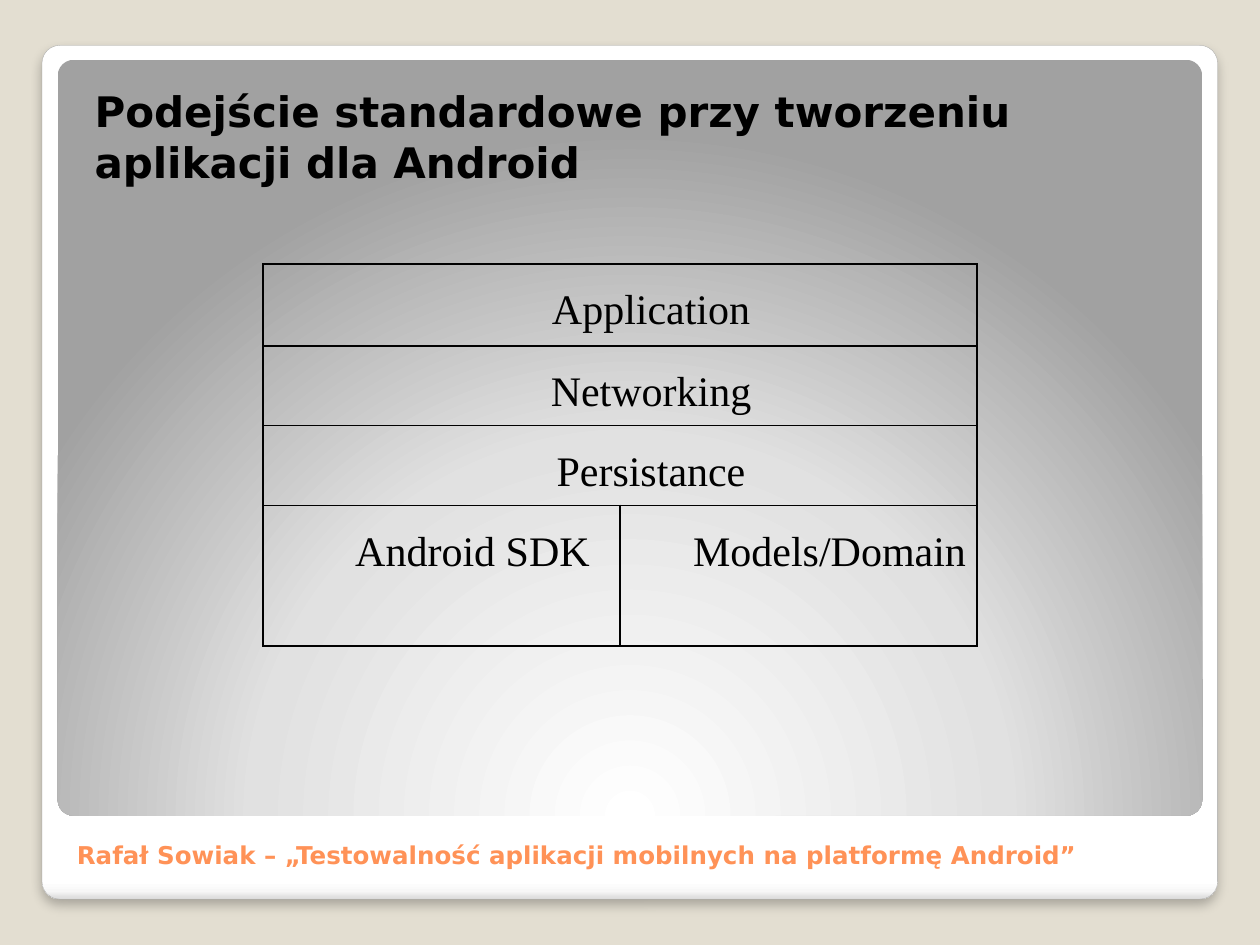
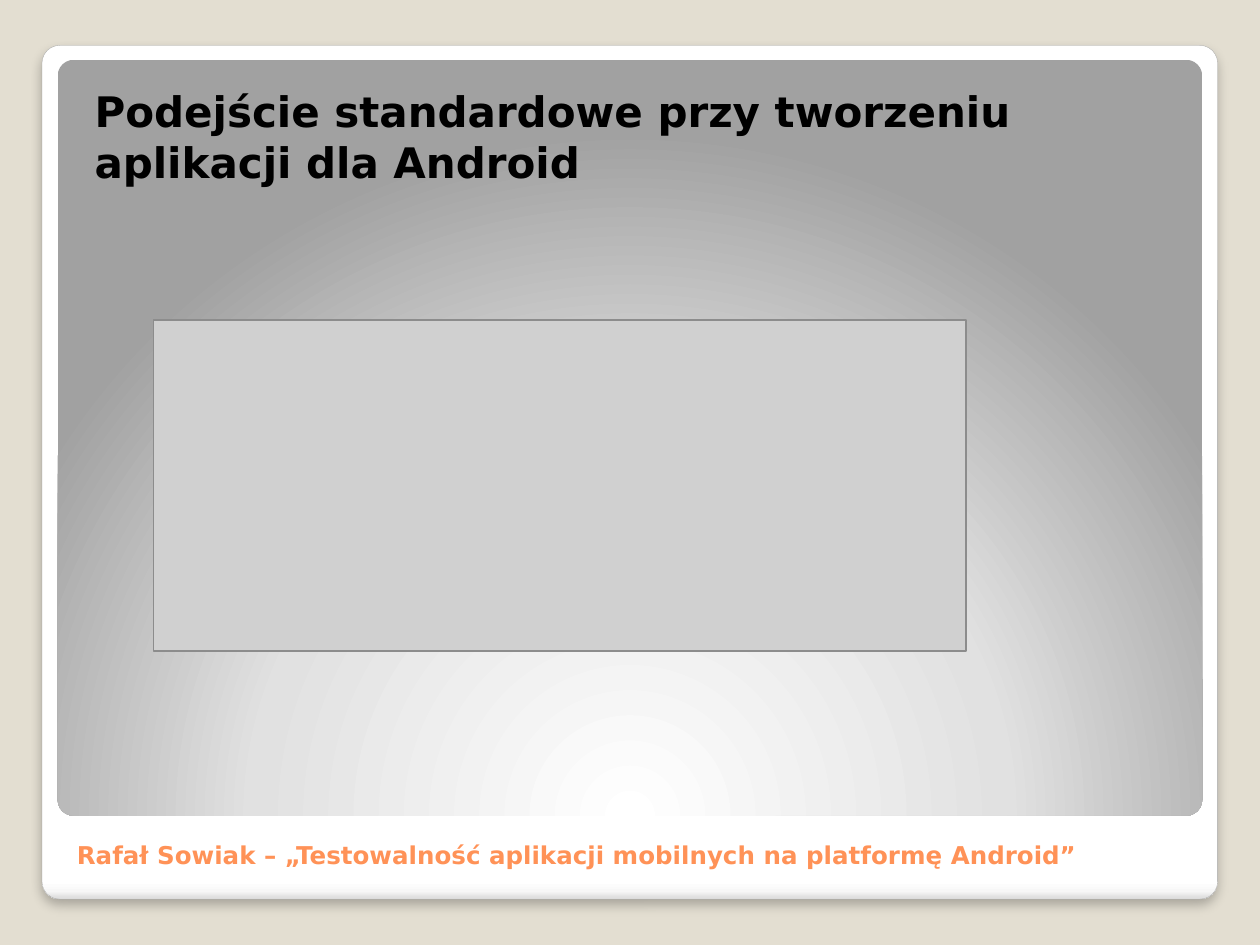
Before and after one commit to adventurewrites/mgr_info, a slide deck: slide 13 of praca_dyplomowa.pptx. Drawn at 1260x945 pixels with LibreOffice and Linux fonts; fonts in the diff are those of the drawing; grey boxes stand for pictures. Boxes give left, top, right and bottom in pixels: in the first picture for what was removed or moved away, otherwise in the second. Text is boxed around its words. In the diff, an @@ line names an element or a change of style, - is before the commit and + after.

```diff
--- a/praca_dyplomowa.pptx
+++ b/praca_dyplomowa.pptx
@@ table removed at bbox=[263, 265, 976, 646], 4 rows, 2 columns @@
-Application | 
-Networking | 
-Persistance | 
-Android SDK | Models/Domain
@@ picture added at bbox=[154, 320, 966, 651] @@
```
Also in this commit, not shown: 1 other slide changed, 14 other files.
